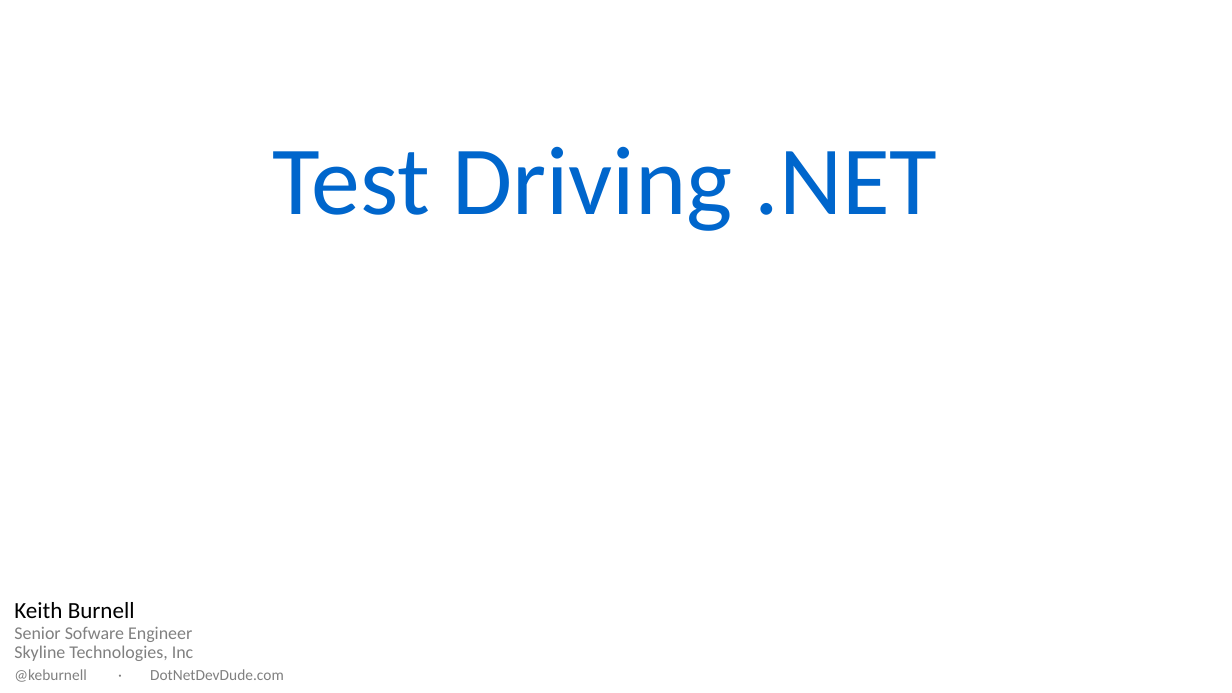
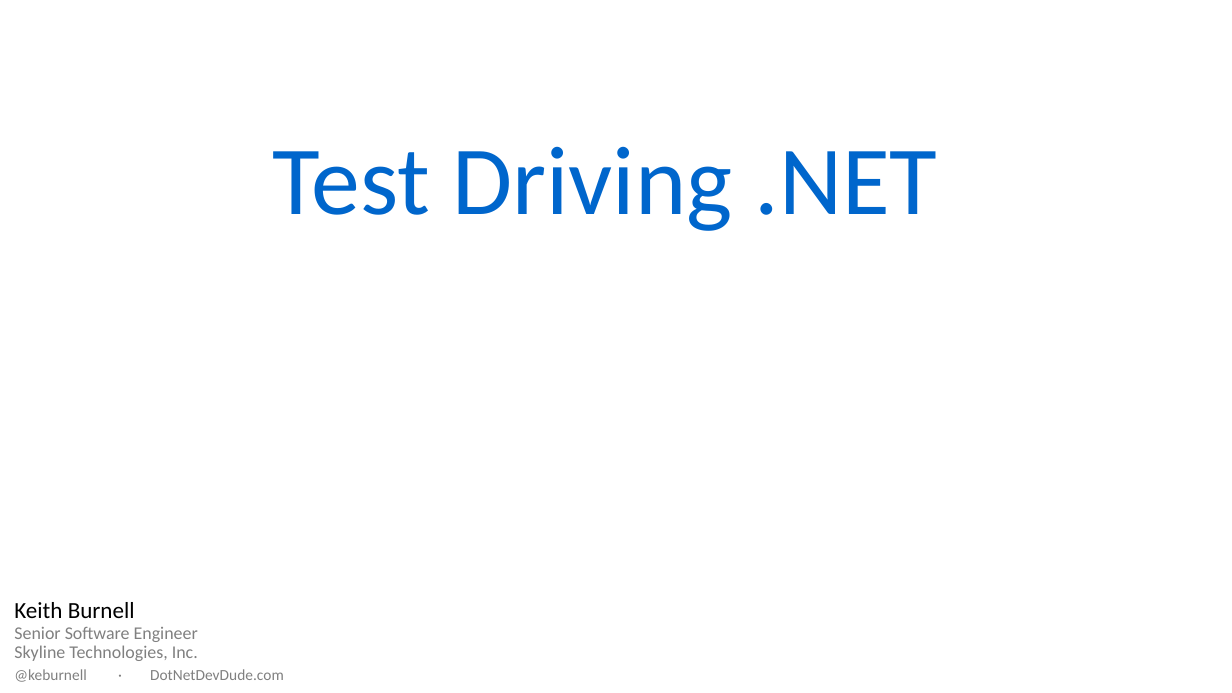
Before and after one commit to kburnell/TestDriving.NET, a slide deck: slide 1 of TestDrivingDotNet_Widescreen.pptx. Drawn at 1232x693 pixels with LibreOffice and Linux fonts; fonts in the diff are those of the drawing; background and template pictures are left out. Boxes give left, top, right and bottom in pixels: in the first picture for what was removed or moved away, otherwise in the second. Text is boxed around its words. In the diff, an @@ line names an element or a change of style, - is before the commit and + after.

Commit message:
Fixed spelling error in slide master #DOH!

```diff
--- a/TestDrivingDotNet_Widescreen.pptx
+++ b/TestDrivingDotNet_Widescreen.pptx
@@ text at (14,602,198,661): text changed @@
-Keith Burnell
-Senior Sofware Engineer
-Skyline Technologies, Inc
+Keith Burnell
+Senior Software Engineer
+Skyline Technologies, Inc.
```
Also in this commit, not shown: 1 other file.
